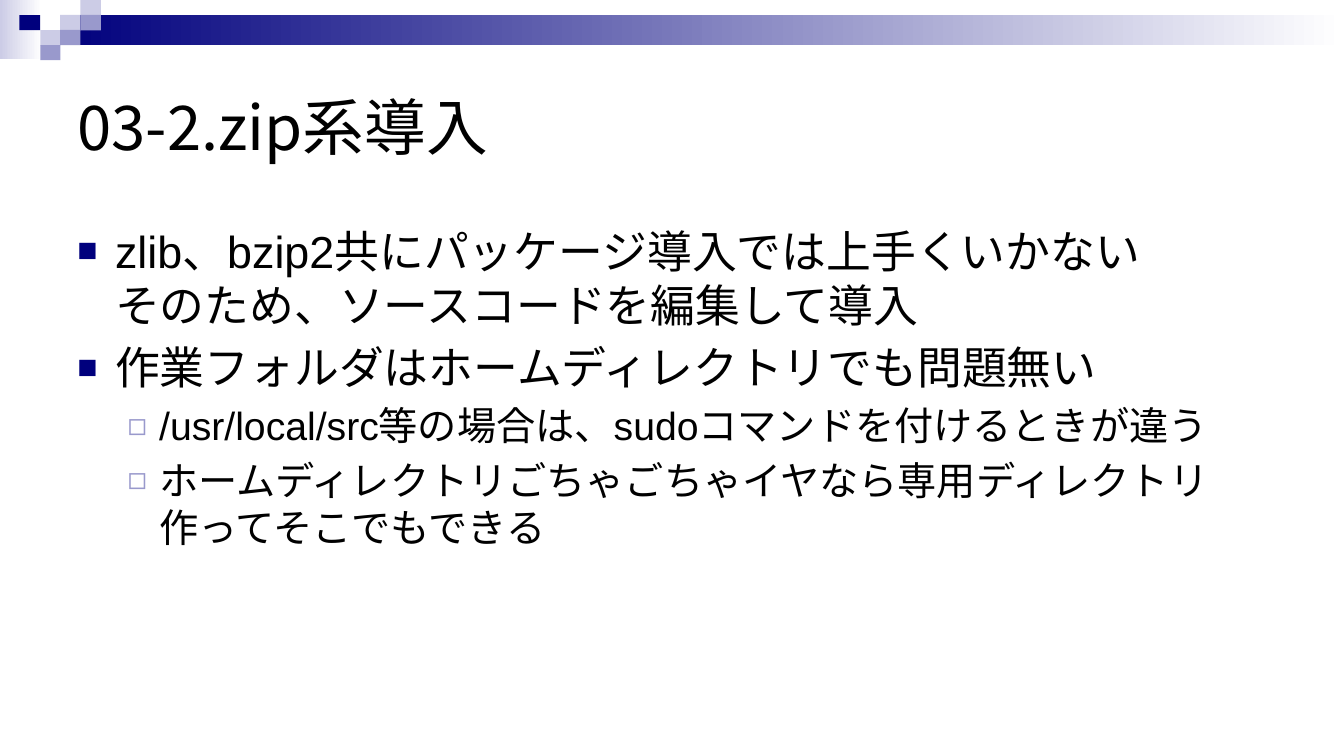
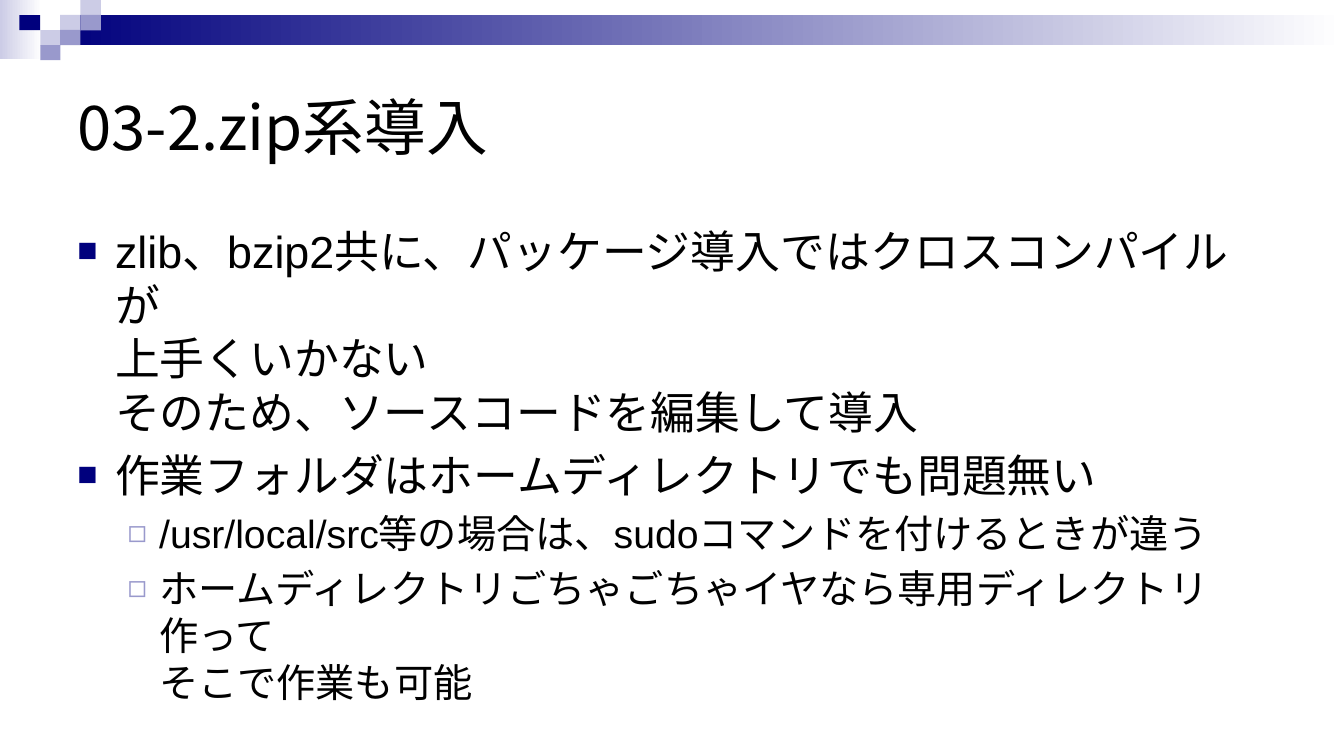
Before and after one commit to rensuke/SIMUonWSL, a slide deck: slide 14 of SIMU_ON_WSL.pptx. Drawn at 1344x756 pixels with LibreOffice and Linux fonts; fonts in the diff are those of the drawing. Boxes give left, top, right and bottom in pixels: in the first picture for what was removed or moved away, otherwise in the second. Text is boxed around its words. In the diff, an @@ line names an element or a change of style, - is before the commit and + after.

Commit message:
アニメーション修正 ノートを箇条書きベースに修正中

```diff
--- a/SIMU_ON_WSL.pptx
+++ b/SIMU_ON_WSL.pptx
@@ text at (115, 233, 1229, 433): text changed @@
-■ zlib、bzip2共にパッケージ導入では上手くいかない
-  そのため、ソースコードを編集して導入
+■ zlib、bzip2共に、パッケージ導入ではクロスコンパイルが
+  上手くいかない
+  そのため、ソースコードを編集して導入
@@ text at (159, 569, 1208, 700): text changed @@
-  ◻ ホームディレクトリごちゃごちゃイヤなら専用ディレクトリ作ってそこでもできる
+  ◻ ホームディレクトリごちゃごちゃイヤなら専用ディレクトリ作って
+    そこで作業も可能
```
Also in this commit, not shown: 5 other slides changed.
